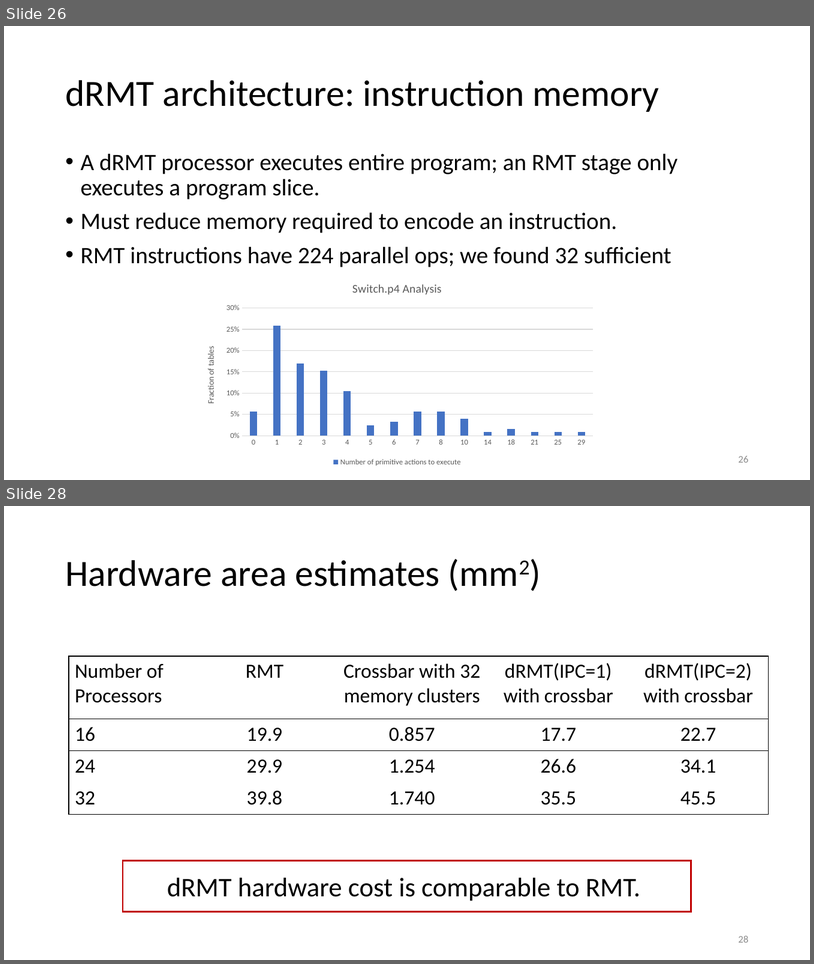
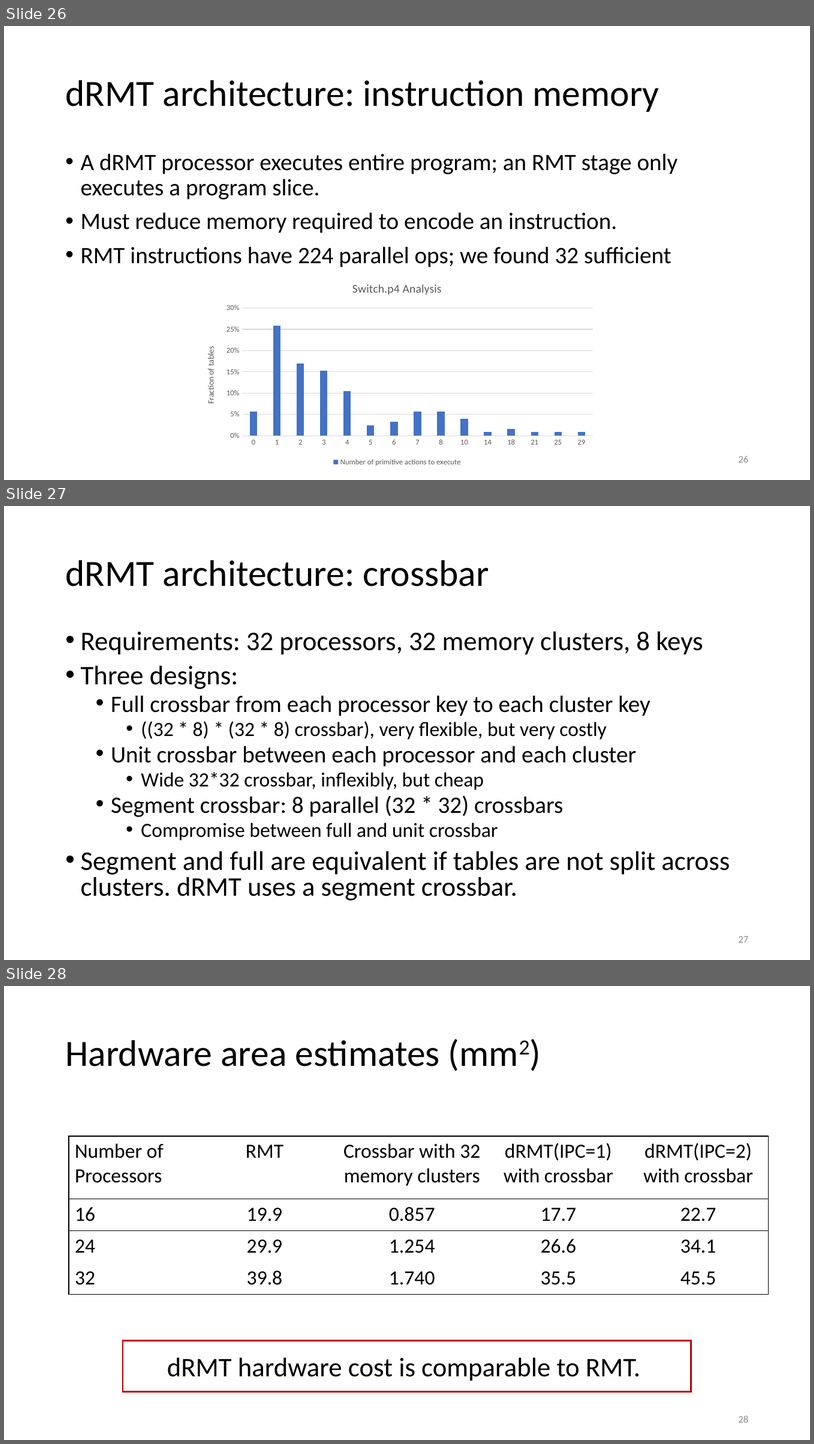
Before and after one commit to anirudhSK/drmt_talk, a slide deck: drmt.pptx. Shown one above the other, each under a label of ours: slides 26 and 28 before the commit, slides 26, 27 and 28 after it; the slides between them are not shown. The pictures are 814x964 and 814x1444 pixels, drawn with LibreOffice and Linux fonts; fonts in the diff are those of the drawing. Boxes give left, top, right and bottom in pixels: in the first picture for what was removed or moved away, otherwise in the second. Text is boxed around its words. In the diff, an @@ line names an element or a change of style, - is before the commit and + after.

```diff
--- a/drmt.pptx
+++ b/drmt.pptx
@@ slide 27 added at (x1=4, y1=506, x2=810, y2=960), background #FFFFFF @@
@@ title added at (x1=65, y1=560, x2=489, y2=586), 44 pt, text #000000 @@
+dRMT architecture: crossbar
@@ text added at (x1=81, y1=631, x2=730, y2=900), 32 pt, text #000000 @@
+• Requirements: 32 processors, 32 memory clusters, 8 keys
+• Three designs:
+  • Full crossbar from each processor key to each cluster key
+    • ((32 * 8) * (32 * 8) crossbar), very flexible, but very costly
+  • Unit crossbar between each processor and each cluster
+    • Wide 32*32 crossbar, inflexibly, but cheap
+  • Segment crossbar: 8 parallel (32 * 32) crossbars
+    • Compromise between full and unit crossbar
+• Segment and full are equivalent if tables are not split across clusters. dRMT uses a segment crossbar.
@@ page number added at (x1=738, y1=936, x2=749, y2=942), 12 pt, text #8C8C8C @@
+27
```
Also in this commit, not shown: 3 slides changed.
